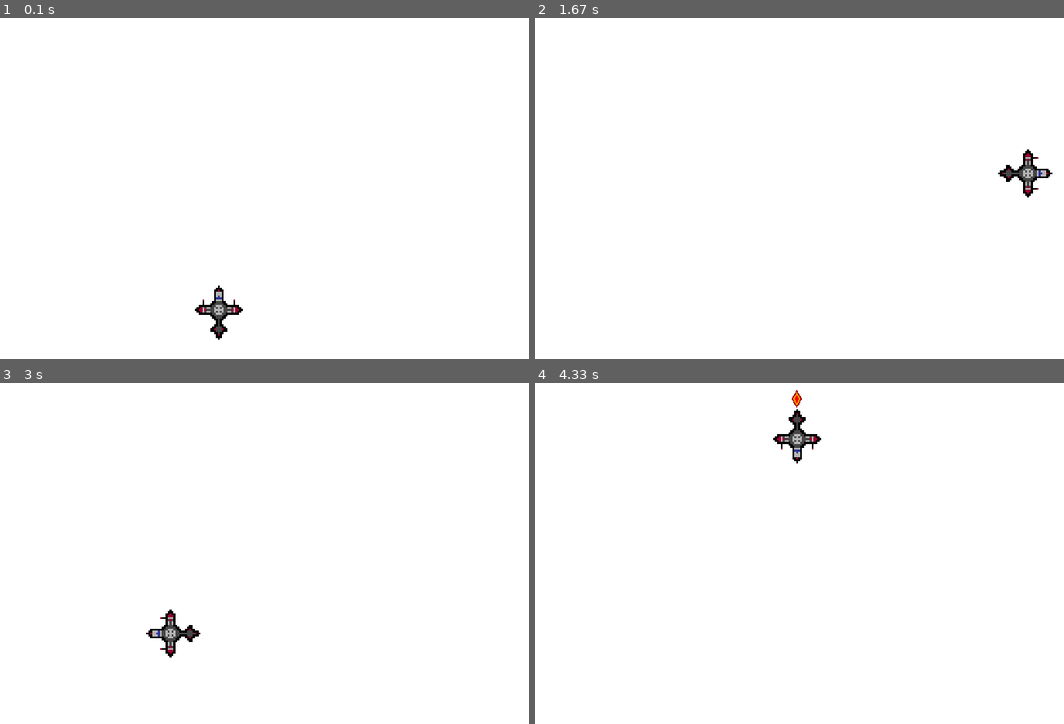
Above: before the commit, frames 1-4 (two rows, left to right).
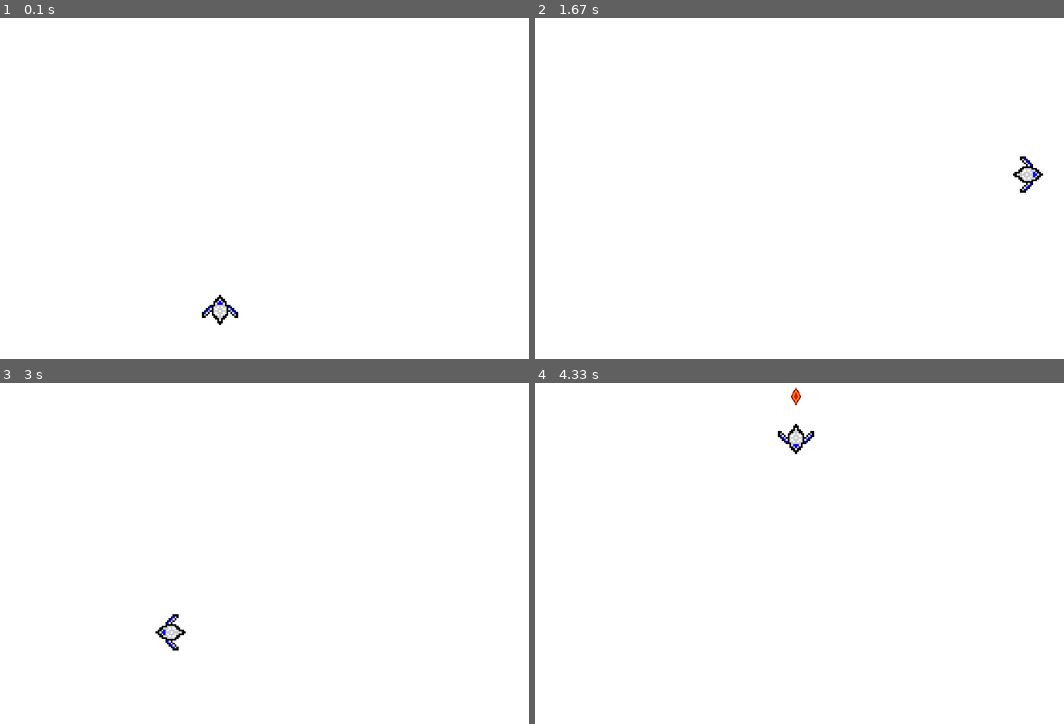
Above: after the commit, the same moments.

Repository: bhi049/pygame_project
Game: pygame game, started from main.py
Two runs of this game, one before a commit and one after it. Both use one fixed random seed, a clock stepped at 60 frames per second and the inputs below.
Inputs:
- Up to frame 1 (0.1 s): no input
- Up to frame 2 (1.67 s): hold D 0.33-0.8 s; hold W 0.83-1.13 s; hold D 1.17-1.63 s
- Up to frame 3 (3 s): hold A 1.67-2.2 s; hold S 2.23-2.53 s; hold A 2.57-2.97 s
- Up to frame 4 (4.33 s): hold W 3-3.37 s; hold D 3.4-4.03 s; hold S from 4.07 s (still down)

The runs differ from the first frame. In frame 1, 0.4% of the frame differs, in the area x 36-46%, y 78-95%; in frame 2, 0.4%; in frame 3, 0.4%; in frame 4, 0.5%, in the area x 45-55%, y 1-24%.

Commit message:
thrust now rotates correctly with the ship.

Diff:
--- a/player.py
+++ b/player.py
@@ -6,7 +6,7 @@
 class Player:
     def __init__(self, x, y):
         # load the ship image
-        image_path = os.path.join("assets", "images", "ships", "ship.png")
+        image_path = os.path.join("assets", "images", "ships", "player_ship.png")
         original = pygame.image.load(image_path).convert_alpha()
         self.original_image = pygame.transform.scale(original, (100,100)) # scale if needed
         self.image = self.original_image # current image used for drawing
--- a/thrust.py
+++ b/thrust.py
@@ -16,6 +16,18 @@
         self.is_active = False
         self.direction_ref = direction_ref # reference to the direction of the player
         self.get_position_func = get_position_func # function to get the position of the player
+
+        # map diretions to thrust frames
+        self.angle_map = {
+            "UP": 0,
+            "DOWN": 180,
+            "RIGHT": -90,
+            "LEFT": 90,
+            "UPRIGHT": -45,
+            "UPLEFT": 45,
+            "DOWNRIGHT": -135,
+            "DOWNLEFT": 135
+        }
 
     def update(self, dt, is_thrusting):
         self.is_active = is_thrusting
@@ -37,5 +49,10 @@
         frame = self.frames[self.thrust_frame_index]
         position = self.get_position_func(self.direction_ref())
 
+        # Rotate the frame based on the ships direction
+        direction = self.direction_ref()
+        angle = self.angle_map.get(direction, 0)
+        rotated_frame = pygame.transform.rotate(frame, angle)
+
         # Draw the thrust effect on the screen
-        screen.blit(frame, frame.get_rect(center=position))
+        screen.blit(rotated_frame, rotated_frame.get_rect(center=position))
Binary file added: assets/images/ships/player_ship.png
